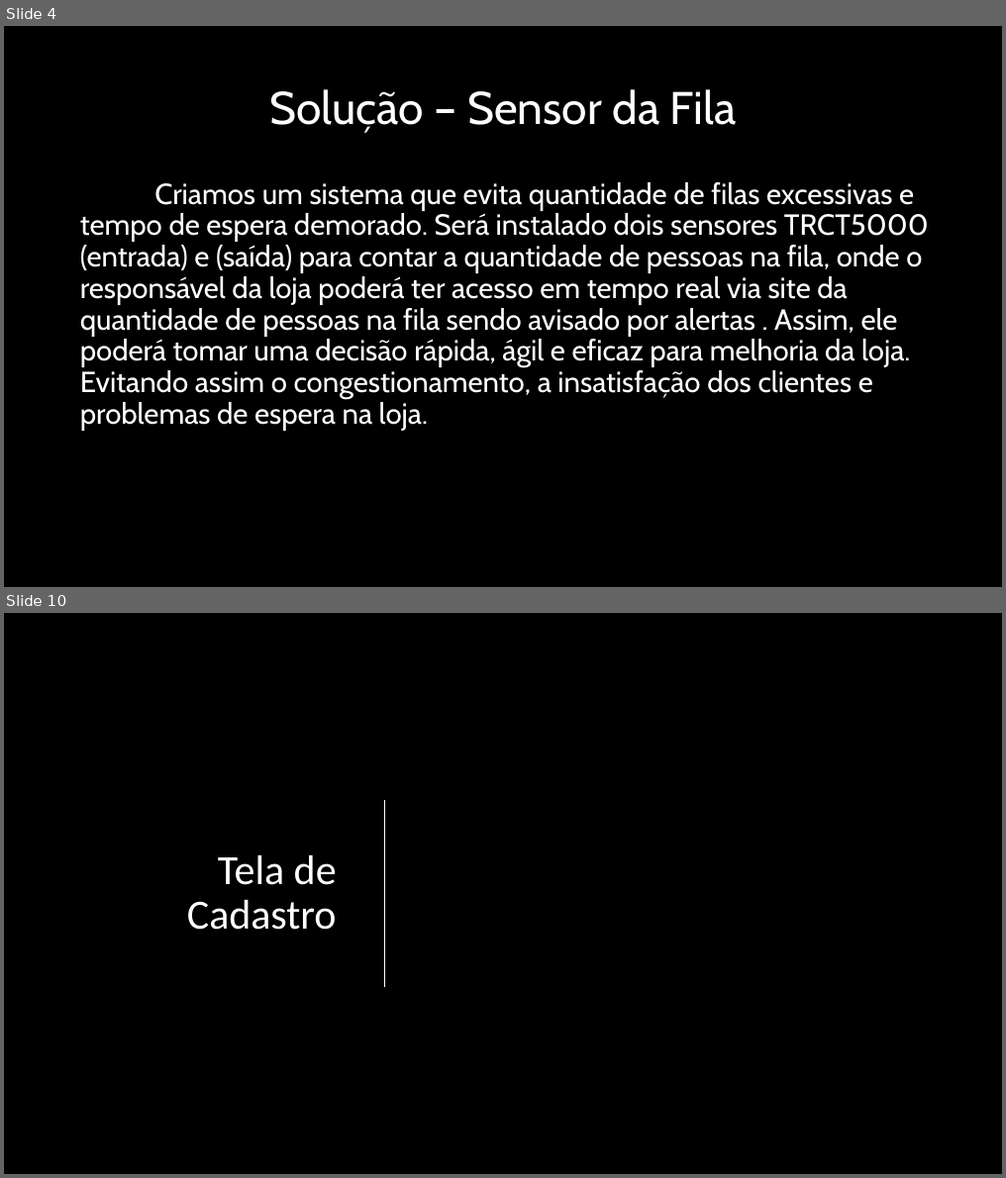
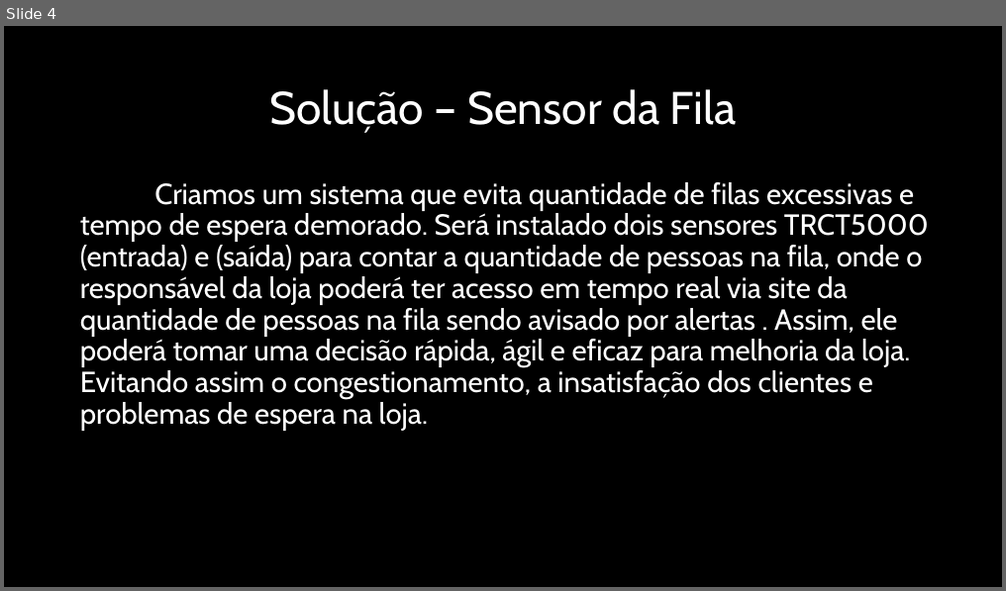
Before and after one commit to BandTec/control-block, a slide deck: Apresentação-PI.pptx. Shown one above the other, each under a label of ours: slides 4 and 10 before the commit, slide 4 after it; the slides between them are not shown. The pictures are 1006x1178 and 1006x591 pixels, drawn with LibreOffice and Linux fonts; fonts in the diff are those of the drawing; background and template pictures are left out. Boxes give left, top, right and bottom in pixels: in the first picture for what was removed or moved away, otherwise in the second. Text is boxed around its words. In the diff, an @@ line names an element or a change of style, - is before the commit and + after.

```diff
--- a/Apresentação-PI.pptx
+++ b/Apresentação-PI.pptx
@@ slide 10 removed at (4, 613, 1002, 1174), background picture (left out) @@
@@ line removed from (385, 800) to (385, 987) @@
@@ title removed at (187, 856, 337, 930) @@
-Tela de Cadastro
```
Also in this commit, not shown: 7 slides changed, 3 slides added, 3 other slides removed, 1 other file.
